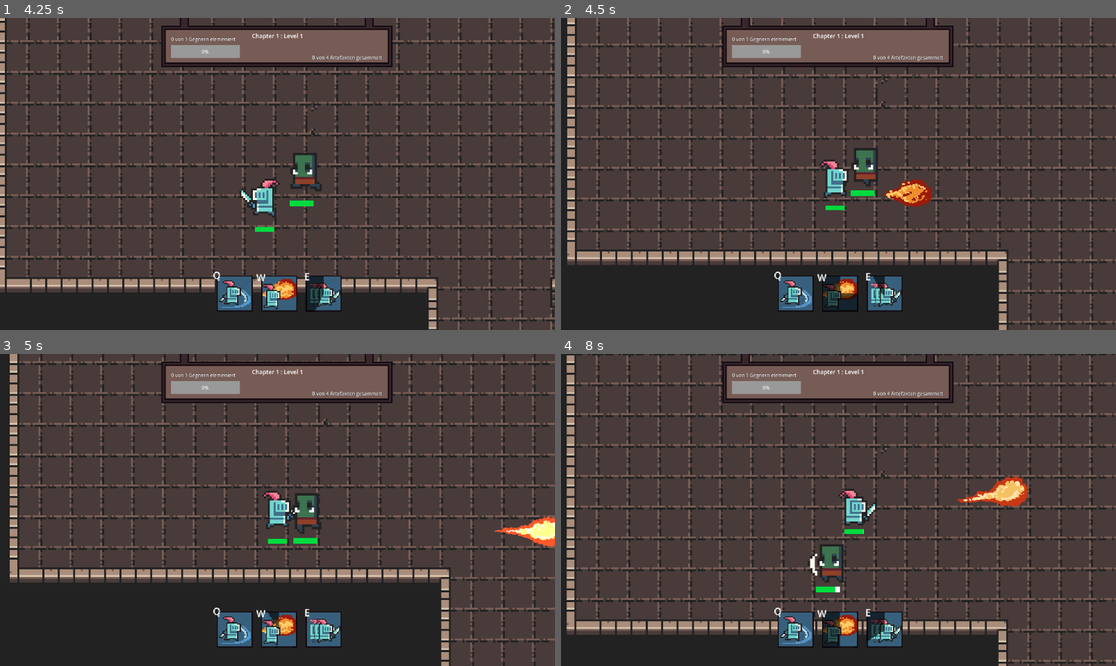
Above: before the commit, frames 1-4 (two rows, left to right).
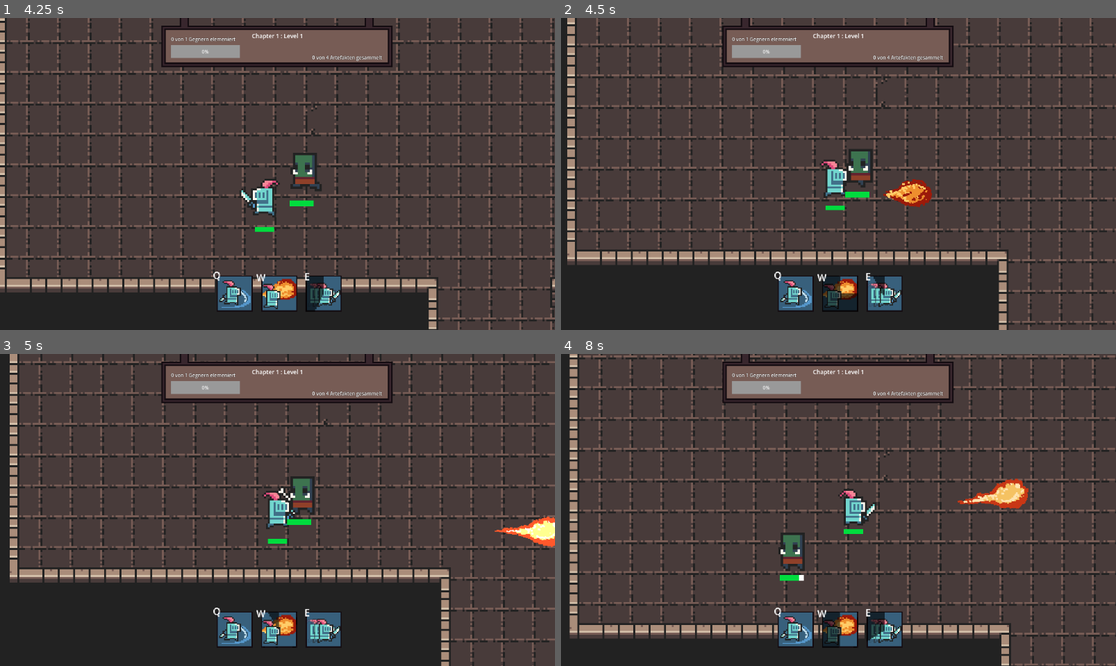
Above: after the commit, the same moments.

Repository: Lukas74m/gae_ca2
Game: Godot game, scene res://scenes/mainMenu/Main_Menu.tscn
Same seed, same stepped clock (60 frames per second), same inputs: the game is played once before the commit and once after it.
Inputs (mouse positions are in pixels of both pictures, inside the frame that each line leads up to):
- Up to frame 1 (4.25 s): click "Spielen" at 0.5 s; move the mouse to (399, 158) at 1.27 s; hold Q (attack) 1.28-2.03 s; tap W (fireball) at 1.55, 2.1, 3.05 s; move the mouse to (166, 189) at 2.02 s; tap Q (attack) at 2.3, 3.8 s; move the mouse to (333, 105) at 2.77 s; hold Q (attack) 2.78-3.53 s; move the mouse to (249, 236) at 3.52 s; tap E (dash) at 3.6 s
- Up to frame 2 (4.5 s): move the mouse to (1005, 220) at 4.27 s; hold W (fireball) from 4.28 s (still down)
- Up to frame 3 (5 s): keep holding W (fireball)
- Up to frame 4 (8 s): move the mouse to (672, 463) at 5.02 s; release W (fireball) at 5.03 s; tap Q (attack) at 5.1, 6.6 s; move the mouse to (866, 510) at 5.77 s; hold W (fireball) 5.78-6.53 s; move the mouse to (755, 432) at 6.52 s; move the mouse to (960, 494) at 7.27 s; hold E (dash) from 7.28 s (still down); tap W (fireball) at 7.55 s

Frame 1 is identical in both runs. In frame 2, 0.5% of the frame differs, in the area x 51-58%, y 41-58%; in frame 3, 0.8%; in frame 4, 27%, in the area x 1-100%, y 0-100%.

Commit message:
Added Range_Orc but with fireball and no own projectile yet

Diff:
--- /dev/null
+++ b/gae-ca2/resources/enemies/range_orc.tres
@@ -0,0 +1,13 @@
+[gd_resource type="Resource" script_class="EnemyResource" load_steps=2 format=3 uid="uid://ctdufbn1wgo0u"]
+
+[ext_resource type="Script" uid="uid://p4xaeqeavuor" path="res://scripts/resource_scripts/enemy_resource.gd" id="1_jvqsb"]
+
+[resource]
+script = ExtResource("1_jvqsb")
+name = "Ranged_Orc"
+max_health = 20
+movement_speed = 50.0
+attack_range = 50.0
+attack_damage = 10.0
+attack_cooldown = 2.0
+metadata/_custom_type_script = "uid://p4xaeqeavuor"
--- a/gae-ca2/resources/level/level_2.tres
+++ b/gae-ca2/resources/level/level_2.tres
@@ -5,9 +5,9 @@
 [resource]
 script = ExtResource("1_11txx")
 current_level = 2
-level_wave_size = 1
+level_wave_size = 2
 enemy_composition = {
-"Orc": 1
+"Range_Orc": 2
 }
 spawn_frequency = 3
 level_boss_name = "Orc_Boss"
--- a/gae-ca2/scenes/enemies/EnemyBase.tscn
+++ b/gae-ca2/scenes/enemies/EnemyBase.tscn
@@ -15,3 +15,5 @@
 [node name="EnemyAnimations" type="AnimatedSprite2D" parent="."]
 
 [node name="EnemyCenter" type="Marker2D" parent="."]
+
+[node name="CollisionShape2D" type="CollisionShape2D" parent="."]
--- a/gae-ca2/scenes/enemies/Enemy_Orc.tscn
+++ b/gae-ca2/scenes/enemies/Enemy_Orc.tscn
@@ -4,10 +4,6 @@
 [ext_resource type="Script" uid="uid://dxrchvuodo0r5" path="res://scripts/enemies/enemy_melee_orc.gd" id="2_be4gh"]
 [ext_resource type="Texture2D" uid="uid://bpoq51py4ommh" path="res://assets/enemies/enemy_orc/mini_orc_attack.png" id="2_wprko"]
 [ext_resource type="Texture2D" uid="uid://rnhuo7cd3r5d" path="res://assets/enemies/enemy_orc/mini_orc_idle_and_walking.png" id="3_be4gh"]
-
-[sub_resource type="CapsuleShape2D" id="CapsuleShape2D_wprko"]
-radius = 11.1111
-height = 31.1111
 
 [sub_resource type="AtlasTexture" id="AtlasTexture_wprko"]
 atlas = ExtResource("2_wprko")
@@ -181,6 +177,10 @@
 "speed": 8.0
 }]
 
+[sub_resource type="CapsuleShape2D" id="CapsuleShape2D_wprko"]
+radius = 16.0
+height = 44.0
+
 [node name="Enemy_Orc" instance=ExtResource("1_pfjf4")]
 position = Vector2(3, -3)
 scale = Vector2(0.5, 0.5)
@@ -190,17 +190,15 @@
 position = Vector2(-18, 46)
 scale = Vector2(0.5, 0.5)
 
-[node name="CollisionShape2D" type="CollisionShape2D" parent="." index="2"]
-visible = false
-position = Vector2(-10, 10)
-scale = Vector2(1.5, 1.5)
-shape = SubResource("CapsuleShape2D_wprko")
-
-[node name="EnemyAnimations" parent="." index="3"]
+[node name="EnemyAnimations" parent="." index="2"]
 position = Vector2(-4.28572, 4.28572)
 scale = Vector2(2.5, 2.5)
 sprite_frames = SubResource("SpriteFrames_be4gh")
 animation = &"attack"
 
-[node name="EnemyCenter" parent="." index="4"]
+[node name="EnemyCenter" parent="." index="3"]
 position = Vector2(-4.28572, 4.28572)
+
+[node name="CollisionShape2D" parent="." index="4"]
+position = Vector2(-4, 20)
+shape = SubResource("CapsuleShape2D_wprko")
--- a/gae-ca2/scenes/enemies/Enemy_Range_Orc.tscn
+++ b/gae-ca2/scenes/enemies/Enemy_Range_Orc.tscn
@@ -1,7 +1,23 @@
-[gd_scene load_steps=3 format=3 uid="uid://dk00wpftg1tix"]
+[gd_scene load_steps=5 format=3 uid="uid://dk00wpftg1tix"]
 
 [ext_resource type="PackedScene" uid="uid://41vujg0qkyqh" path="res://scenes/enemies/EnemyBase.tscn" id="1_w373f"]
 [ext_resource type="Script" uid="uid://dg2wv5kpfemed" path="res://scripts/enemies/enemy_range_orc.gd" id="2_4fa51"]
+[ext_resource type="Texture2D" uid="uid://bhhyv6qjh8pbk" path="res://assets/dungeon tileset pack/0x72_DungeonTilesetII_v1.7 (1)/0x72_DungeonTilesetII_v1.7/frames/big_demon_run_anim_f0.png" id="3_4fa51"]
+
+[sub_resource type="CapsuleShape2D" id="CapsuleShape2D_4fa51"]
+radius = 23.3333
+height = 53.3333
 
 [node name="Enemy_Range_Orc" instance=ExtResource("1_w373f")]
 script = ExtResource("2_4fa51")
+
+[node name="Health" parent="." index="0"]
+position = Vector2(-26.6667, 26.6667)
+
+[node name="Sprite2D" type="Sprite2D" parent="." index="4"]
+position = Vector2(-0.666665, -4.66666)
+scale = Vector2(1.91667, 1.77778)
+texture = ExtResource("3_4fa51")
+
+[node name="CollisionShape2D" parent="." index="5"]
+shape = SubResource("CapsuleShape2D_4fa51")
--- a/gae-ca2/scenes/enemies/bosses/BossBase.tscn
+++ b/gae-ca2/scenes/enemies/bosses/BossBase.tscn
@@ -5,8 +5,8 @@
 [ext_resource type="PackedScene" uid="uid://bdsbeuiutxvap" path="res://scenes/projectiles/BossProjectile.tscn" id="3_xvspy"]
 
 [sub_resource type="CapsuleShape2D" id="CapsuleShape2D_arcqg"]
-radius = 56.6667
-height = 213.333
+radius = 40.0
+height = 113.333
 
 [node name="Boss" instance=ExtResource("1_lw1cg")]
 position = Vector2(-39, 41)
@@ -29,10 +29,9 @@
 [node name="Health" parent="." index="0"]
 position = Vector2(103.333, -133.333)
 
-[node name="CollisionShape2D" type="CollisionShape2D" parent="." index="2"]
-visible = false
-position = Vector2(6.66666, 36.6667)
+[node name="EnemyCenter" parent="." index="3"]
+position = Vector2(130, -136.667)
+
+[node name="CollisionShape2D" parent="." index="4"]
+position = Vector2(130, -160)
 shape = SubResource("CapsuleShape2D_arcqg")
-
-[node name="EnemyCenter" parent="." index="4"]
-position = Vector2(130, -136.667)
--- a/gae-ca2/scenes/player/Player.tscn
+++ b/gae-ca2/scenes/player/Player.tscn
@@ -209,8 +209,9 @@
 radius = 4.0
 height = 22.0
 
-[sub_resource type="CircleShape2D" id="CircleShape2D_4kuee"]
-radius = 18.0
+[sub_resource type="CapsuleShape2D" id="CapsuleShape2D_v42im"]
+radius = 7.0
+height = 22.0
 
 [node name="Player" type="CharacterBody2D"]
 position = Vector2(9, 0)
@@ -234,8 +235,8 @@
 position = Vector2(-9, 0)
 
 [node name="CollisionShape2D" type="CollisionShape2D" parent="Area2D"]
-visible = false
-shape = SubResource("CircleShape2D_4kuee")
+position = Vector2(0, -1)
+shape = SubResource("CapsuleShape2D_v42im")
 
 [node name="Health" parent="." instance=ExtResource("5_tpg5x")]
 position = Vector2(-14, 12)
--- a/gae-ca2/scripts/components/statComponents/player_stats_component.gd
+++ b/gae-ca2/scripts/components/statComponents/player_stats_component.gd
@@ -4,7 +4,7 @@
 # base stats from the player
 var base_stats = {
 	"attack_damage": 25,
-	"attack_range": 15,
+	"attack_range": 25,
 	#"attack_cooldown": 2, 				# Cooldown is based on animations
 	"dash_speed": 250,
 	"movement_speed": 100,
--- a/gae-ca2/scripts/enemies/enemy_base.gd
+++ b/gae-ca2/scripts/enemies/enemy_base.gd
@@ -17,6 +17,8 @@
 
 
 func _ready():
+	print(enemy_resource.name)
+	add_to_group("enemies")
 	# Giving the resource to the statsComponent to load specifix stats
 	stats.initialize_stats(enemy_resource)
 	# Connecting to health component
--- a/gae-ca2/scripts/enemies/enemy_range_orc.gd
+++ b/gae-ca2/scripts/enemies/enemy_range_orc.gd
@@ -1,4 +1,62 @@
 extends "res://scripts/enemies/enemy_base.gd"
+
+@onready var fireball_scene = preload("res://scenes/projectiles/fire_ball.tscn")
+@onready var enemy_center = $EnemyCenter
+
+signal fireball_start
+var can_fireball: bool = true
 
 func _ready():
 	super._ready()
+
+# Overrides enemy_base.gd
+func attack():
+	#enemy_animations.flip_h = Global.player.get_center_position().x < global_position.x
+	#enemy_animations.play("attack")
+	attack_cooldown_timer = get_stat("attack_cooldown")
+	#await enemy_animations.animation_finished
+	emit_signal("fireball_start")
+	can_fireball = false
+	var fireball = fireball_scene.instantiate()
+	fireball.global_position = enemy_center.global_position
+	fireball.initialize(
+		(Global.player.global_position - fireball.global_position).normalized(),
+		get_stat("fireball_damage")
+	)
+	get_tree().current_scene.add_child(fireball)
+
+func _on_fireball_cooldown_finished():
+	can_fireball = true
+
+# Overrides enemy_base.gd
+func _on_attack_frame_changed():
+
+	# Fernkampfwaffe aufladen oder so
+	# Kann man auch mit pass lassen
+
+	#if enemy_animations.animation == "attack" and enemy_animations.frame == 10:
+		#var distance = global_position.distance_to(Global.player.get_center_position())
+		#if distance <= stats.get_stat("attack_range"):
+			#Global.player.take_damage(get_stat("attack_damage"))
+	pass
+
+# Overrides enemy_base.gd
+func get_center_position():
+	return center.global_position
+
+func move_towards_player(delta: float, distance_to_player: float):
+	# If in attack range and cooldown 0
+	if distance_to_player <= get_stat("attack_range") and attack_cooldown_timer <= 0.0:
+		change_state(EnemyState.ATTACK)
+		return
+	# Only move if not in attack range
+	if distance_to_player > get_stat("attack_range") and attack_cooldown_timer <= 0.0:
+		enemy_animations.flip_h = Global.player.get_center_position().x < global_position.x
+		#enemy_animations.play("move")
+		var direction = (Global.player.get_center_position() - global_position).normalized()
+		velocity = direction * get_stat("movement_speed")
+	else:
+		# Stop moving when in attack range but cooldown >= 0
+		enemy_animations.flip_h = Global.player.get_center_position().x < global_position.x
+		#enemy_animations.play("idle")
+		velocity = Vector2.ZERO
--- a/gae-ca2/scripts/manager/enemy_manager.gd
+++ b/gae-ca2/scripts/manager/enemy_manager.gd
@@ -14,14 +14,11 @@
 	load_enemy_resources()
 
 
-#func load_boss_scenes():
-	#boss_scenes = {
-		#"Orc_Boss": preload("res://scenes/enemies/bosses/BossBase.tscn")
-	#}
 
 func load_enemy_scenes():
 	enemy_scenes = {
 		"Orc": preload("res://scenes/enemies/Enemy_Orc.tscn"),
+		"Range_Orc": preload("res://scenes/enemies/Enemy_Range_Orc.tscn"),
 		"Orc_Boss": preload("res://scenes/enemies/bosses/BossBase.tscn")
 	}
 
@@ -29,6 +26,7 @@
 func load_enemy_resources():
 	enemy_resources = {
 		"Orc": preload("res://resources/enemies/orc.tres"),
+		"Range_Orc": preload("res://resources/enemies/range_orc.tres"),
 		"Orc_Boss": preload("res://resources/enemies/boss.tres")
 	}
 
@@ -37,7 +35,6 @@
 	var enemy_object = enemy_scenes[enemy_name].instantiate()
 	enemy_object.enemy_resource = enemy_resources[enemy_name]
 	enemy_object.global_position = Vector2(-844.0, -517.0)
-	enemy_object.add_to_group("enemies")
 	add_child(enemy_object)
 
 
@@ -45,7 +42,6 @@
 	var boss_object = enemy_scenes[boss_name].instantiate()
 	boss_object.enemy_resource = enemy_resources[boss_name]
 	boss_object.global_position = Vector2(-844.0, -517.0)
-	boss_object.add_to_group("enemies")
 
 	# Load projectile scene for boss
 	var boss_resource = enemy_resources[boss_name] as BossResource
@@ -59,16 +55,3 @@
 		for enemy_amount in range(enemy_composition[enemy]):
 			await get_tree().create_timer(spawn_frequency).timeout
 			spawn_enemy(enemy)
-
-
-func _on_enemy_died():
-	print("Enemy died - could drop loot, add score, etc.")
-	# Handle enemy death (drop items, play sound, add score)
-
-func _on_enemy_attacked(target):
-	print("Enemy attacked: ", target.name)
-	# Apply damage to the target (usually the player)
-	if target.has_method("take_damage"):
-		# Get damage from the attacking enemy's config
-		# You might need to pass the enemy reference instead of just target
-		pass
--- a/gae-ca2/scripts/manager/progress_manger.gd
+++ b/gae-ca2/scripts/manager/progress_manger.gd
@@ -53,6 +53,7 @@
 		load_level_information()
 		# If no boss level spawn regular wave
 		if current_level_dict["boss_level"] == false:
+			print(current_level_dict["enemy_composition"])
 			enemy_manager.spawn_wave(
 				current_level_dict["enemy_composition"],
 				current_level_dict["spawn_frequency"]
--- a/gae-ca2/scripts/player/player.gd
+++ b/gae-ca2/scripts/player/player.gd
@@ -1,4 +1,5 @@
 extends CharacterBody2D
+class_name Player
 
 enum PlayerState { IDLE, WALK, DASH, ATTACK, DEAD, FIREBALL }
 var current_state: PlayerState = PlayerState.IDLE
--- a/gae-ca2/scripts/projectiles/boss_projectile.gd
+++ b/gae-ca2/scripts/projectiles/boss_projectile.gd
@@ -59,7 +59,6 @@
 		# Deal damage to player
 		if body.has_method("take_damage"):
 			body.take_damage(damage)
-			print("Projectile hit player for ", damage, " damage")
 
 		# Create hit effect (optional)
 		create_hit_effect()
@@ -78,7 +77,8 @@
 	# Projectile expires naturally
 	queue_free()
 
-
+#  ------------ Not used
+# Don't delete yet
 func adjust_direction() -> void:
 	var projectile_flying = true
 	while projectile_flying == true:
--- a/gae-ca2/scripts/projectiles/fire_ball.gd
+++ b/gae-ca2/scripts/projectiles/fire_ball.gd
@@ -30,6 +30,14 @@
 			body.take_damage(damage)
 			print(damage)
 			#queue_free()
+	#if body is Player:
+		#if !body.has_method("take_damage"):
+			#push_error("Error : body has no take_damage")
+		#else:
+			#animated_sprite_2d.play("on_hit")
+			#speed = 0
+			#body.take_damage(10)
+			#print(damage)
 
 
 func _on_timer_timeout() -> void:
